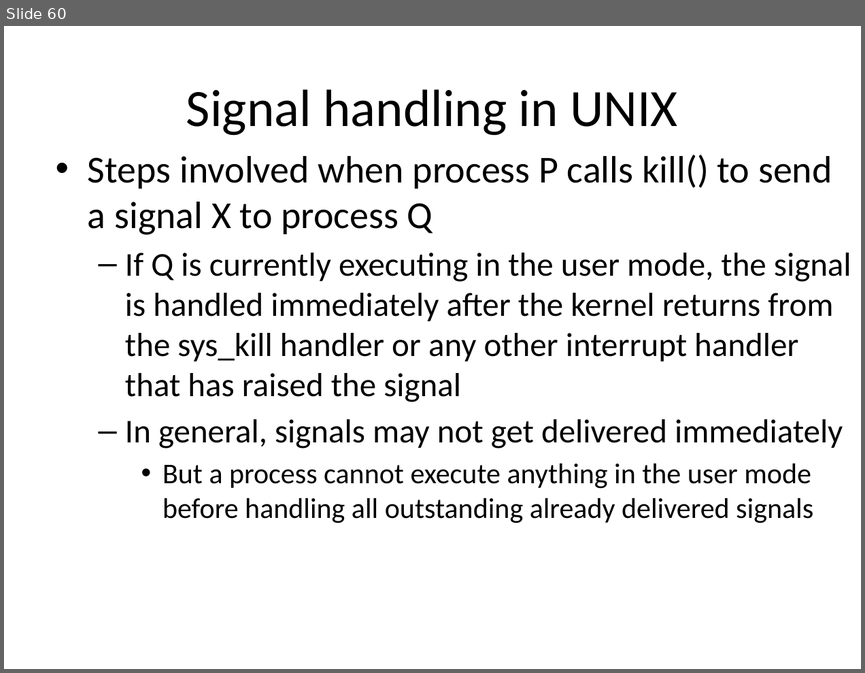
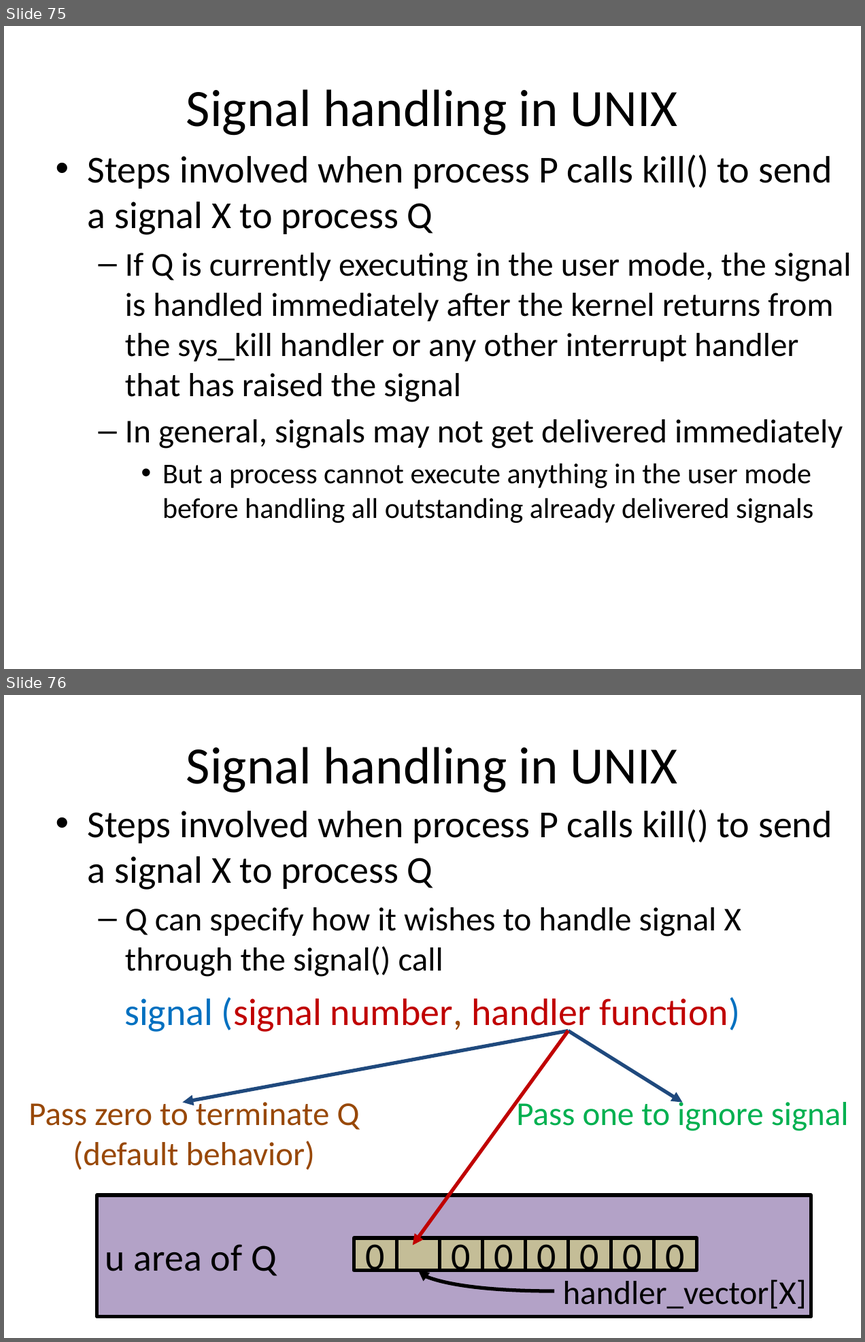
Before and after one commit to sidarth164/iitk-assignments, a slide deck: CS330/lectures/processes.pptx. Shown one above the other, each under a label of ours: slide 60 before the commit, slides 75 and 76 after it. The pictures are 865x673 and 865x1342 pixels, drawn with LibreOffice and Linux fonts; fonts in the diff are those of the drawing. Boxes give left, top, right and bottom in pixels: in the first picture for what was removed or moved away, otherwise in the second. Text is boxed around its words. In the diff, an @@ line names an element or a change of style, - is before the commit and + after.

```diff
--- a/CS330/lectures/processes.pptx
+++ b/CS330/lectures/processes.pptx
@@ slide 76 added at (4, 695, 861, 1338), background #FFFFFF @@
@@ title added at (186, 747, 677, 793), 44 pt, text #000000 @@
+Signal handling in UNIX
@@ text added at (88, 809, 832, 977), 32 pt, text #000000 @@
+• Steps involved when process P calls kill() to send a signal X to process Q
+  – Q can specify how it wishes to handle signal X through the signal() call
@@ text added at (124, 997, 740, 1034), 32 pt, text #C00000 @@
+signal (signal number, handler function)
@@ arrow added from (568, 1031) to (182, 1102), #1F497D 3 pt @@
@@ arrow added from (568, 1031) to (413, 1245), #C00000 3 pt @@
@@ arrow added from (568, 1031) to (683, 1102), #1F497D 3 pt @@
@@ text added at (28, 1098, 360, 1170), 28 pt, text #984807 @@
+Pass zero to terminate Q
+(default behavior)
@@ text added at (516, 1098, 849, 1131), 28 pt, text #00B050 @@
+Pass one to ignore signal
@@ rectangle added at (96, 1195, 810, 1317), fill #B3A2C7, outline #000000 3 pt, 32 pt, text #000000 @@
+u area of Q
@@ rectangle added at (354, 1238, 396, 1270), fill #C4BD97, outline #000000 3 pt, 32 pt, text #000000 @@
+0
@@ rectangle added at (396, 1238, 439, 1270), fill #C4BD97, outline #000000 3 pt @@
@@ rectangle added at (439, 1238, 482, 1270), fill #C4BD97, outline #000000 3 pt, 32 pt, text #000000 @@
+0
@@ rectangle added at (482, 1238, 525, 1270), fill #C4BD97, outline #000000 3 pt, 32 pt, text #000000 @@
+0
@@ rectangle added at (525, 1238, 568, 1270), fill #C4BD97, outline #000000 3 pt, 32 pt, text #000000 @@
+0
@@ rectangle added at (568, 1238, 611, 1270), fill #C4BD97, outline #000000 3 pt, 32 pt, text #000000 @@
+0
@@ rectangle added at (611, 1238, 653, 1270), fill #C4BD97, outline #000000 3 pt, 32 pt, text #000000 @@
+0
@@ rectangle added at (653, 1238, 696, 1270), fill #C4BD97, outline #000000 3 pt, 32 pt, text #000000 @@
+0
@@ curved arrow added from (554, 1291) to (418, 1270), #000000 3 pt @@
@@ text added at (563, 1279, 806, 1308), 28 pt, text #000000 @@
+handler_vector[X]
@@ what was slide 60 is now slide 75 @@
```
Also in this commit, not shown: 10 slides changed, 19 other slides added, 31 other files.
